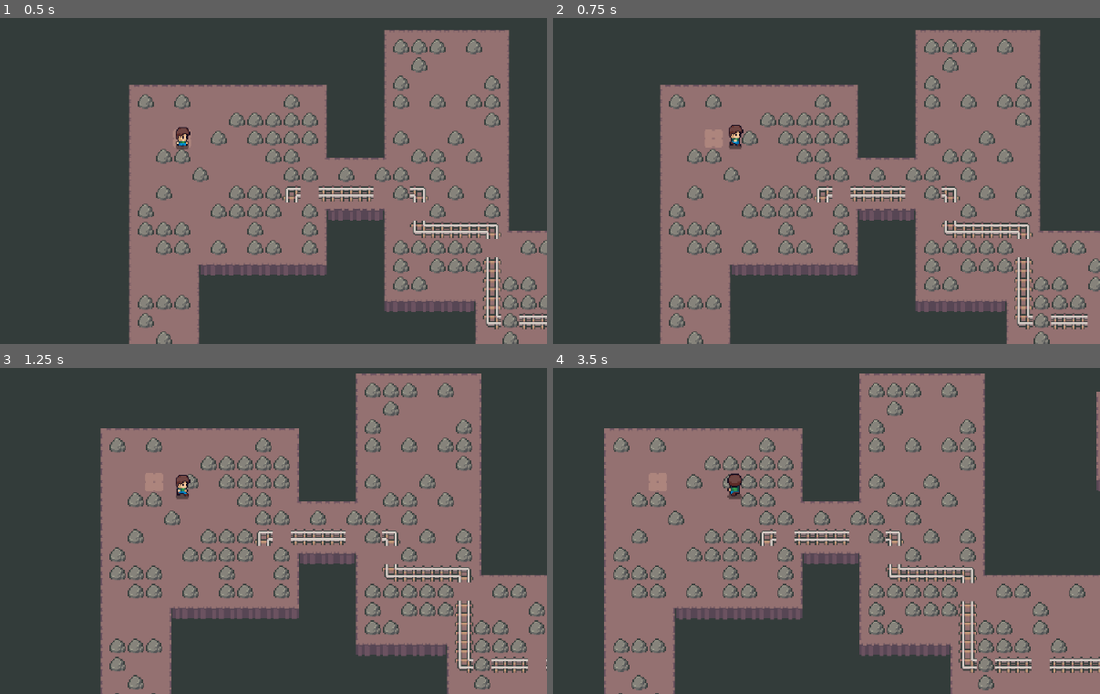
Above: before the commit, frames 1-4 (two rows, left to right).
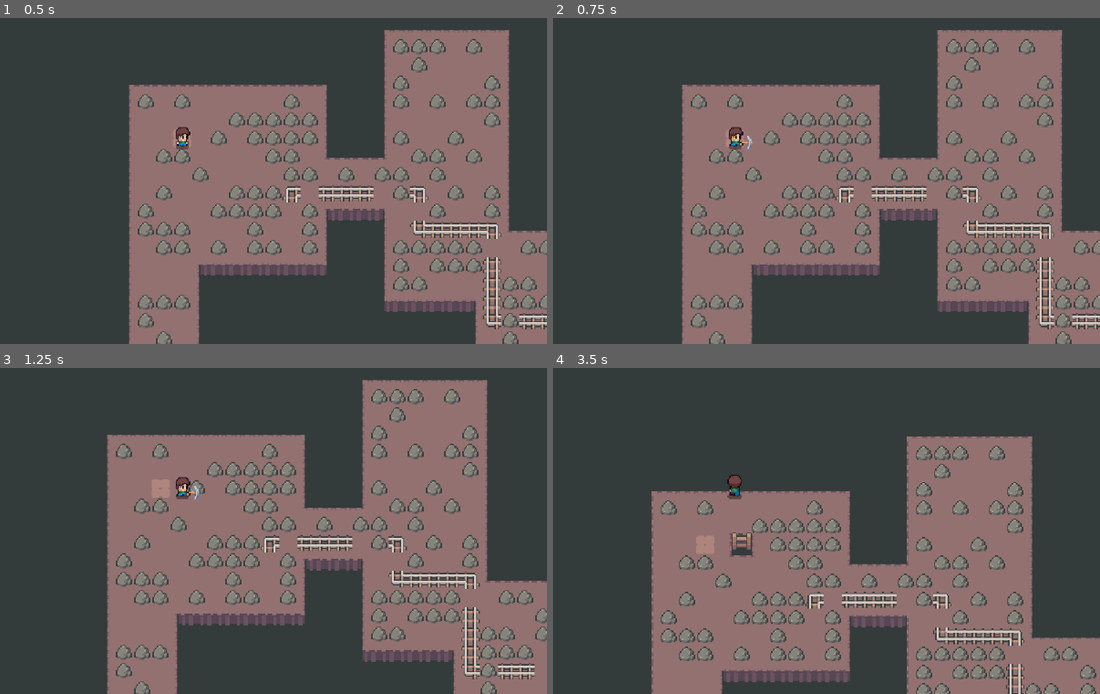
Above: after the commit, the same moments.

Repository: exglegaming/mining-rougelite
Game: Godot game, scene res://scenes/levels/level.tscn
The game is run twice, just before and just after one commit, with the same random seed, the same clock (stepped at 60 frames per second) and the same inputs. Sound files missing from this copy of the repository are replaced by a short silence.
Inputs (mouse positions are in pixels of both pictures, inside the frame that each line leads up to):
- Up to frame 1 (0.5 s): no input
- Up to frame 2 (0.75 s): tap Enter at 0.5 s; move the mouse to (897, 119) at 0.52 s; press the mouse at (897, 119) at 0.53 s; hold D (move_right) from 0.53 s (still down)
- Up to frame 3 (1.25 s): keep holding D (move_right)
- Up to frame 4 (3.5 s): move the mouse to (591, 508) at 1.27 s; release D (move_right) at 1.28 s; release the mouse at (591, 508) at 1.28 s; hold L (climb_down_ladder, bound only after the commit) 1.28-2.03 s; tap Space (use_pickaxe, bound only before the commit) at 1.35, 2, 2.85 s; move the mouse to (810, 397) at 2.02 s; press the mouse at (810, 397) at 2.03 s; hold D (move_right) 2.03-2.78 s; move the mouse to (700, 570) at 2.77 s; release the mouse at (700, 570) at 2.78 s; hold W (move_up) from 2.78 s (still down)

Frame 1 is identical in both runs. In frame 2, 23% of the frame differs, in the area x 19-100%, y 3-100%; in frame 3, 20%; in frame 4, 47%, in the area x 9-100%, y 1-100%.

Commit message:
depth progression

Diff:
--- a/project.godot
+++ b/project.godot
@@ -56,7 +56,12 @@
 }
 use_pickaxe={
 "deadzone": 0.2,
-"events": [Object(InputEventKey,"resource_local_to_scene":false,"resource_name":"","device":-1,"window_id":0,"alt_pressed":false,"shift_pressed":false,"ctrl_pressed":false,"meta_pressed":false,"pressed":false,"keycode":0,"physical_keycode":32,"key_label":0,"unicode":32,"location":0,"echo":false,"script":null)
+"events": [Object(InputEventMouseButton,"resource_local_to_scene":false,"resource_name":"","device":-1,"window_id":0,"alt_pressed":false,"shift_pressed":false,"ctrl_pressed":false,"meta_pressed":false,"button_mask":1,"position":Vector2(69, 26),"global_position":Vector2(83, 99),"factor":1.0,"button_index":1,"canceled":false,"pressed":true,"double_click":false,"script":null)
+]
+}
+climb_down_ladder={
+"deadzone": 0.2,
+"events": [Object(InputEventKey,"resource_local_to_scene":false,"resource_name":"","device":-1,"window_id":0,"alt_pressed":false,"shift_pressed":false,"ctrl_pressed":false,"meta_pressed":false,"pressed":false,"keycode":0,"physical_keycode":76,"key_label":0,"unicode":108,"location":0,"echo":false,"script":null)
 ]
 }
 
--- /dev/null
+++ b/scenes/environment/props/ladder.tscn
@@ -0,0 +1,19 @@
+[gd_scene format=3 uid="uid://d4aer8gboafqq"]
+
+[ext_resource type="Texture2D" uid="uid://rlrnqpclua8r" path="res://assets/images/ladder/ladder.png" id="1_3m4rd"]
+[ext_resource type="Script" uid="uid://cusy6mre485cs" path="res://scripts/environment/props/ladder.gd" id="1_a4lai"]
+
+[sub_resource type="AtlasTexture" id="AtlasTexture_a4lai"]
+atlas = ExtResource("1_3m4rd")
+region = Rect2(56, 8, 32, 32)
+
+[sub_resource type="RectangleShape2D" id="RectangleShape2D_u8d1b"]
+
+[node name="Ladder" type="Area2D" unique_id=525510108]
+script = ExtResource("1_a4lai")
+
+[node name="Sprite2D" type="Sprite2D" parent="." unique_id=1542419295]
+texture = SubResource("AtlasTexture_a4lai")
+
+[node name="CollisionShape2D" type="CollisionShape2D" parent="." unique_id=508046754]
+shape = SubResource("RectangleShape2D_u8d1b")
--- /dev/null
+++ b/scripts/environment/props/ladder.gd
@@ -0,0 +1,29 @@
+class_name Ladder
+extends Area2D
+
+
+signal ladder_used
+
+var player_on_ladder: bool = false
+
+
+func _ready() -> void:
+    body_entered.connect(_on_body_entered)
+    body_exited.connect(_on_body_exited)
+
+
+func _unhandled_input(event: InputEvent) -> void:
+    if event.is_action_pressed("climb_down_ladder"):
+        if player_on_ladder:
+            ladder_used.emit()
+
+
+func _on_body_entered(body: Node2D) -> void:
+    if body is Player:
+        player_on_ladder = true
+
+
+
+func _on_body_exited(body: Node2D) -> void:
+    if body is Player:
+        player_on_ladder = false
--- a/scripts/environment/rocks/rock.gd
+++ b/scripts/environment/rocks/rock.gd
@@ -1,5 +1,8 @@
 class_name Rock
 extends StaticBody2D
+
+
+signal broken(pos: Vector2)
 
 const ORE_SCENE: PackedScene = preload("uid://dvuahlhdvex0f")
 const FLASH_COLOR: Color = Color(2.454, 2.454, 2.454)
@@ -44,6 +47,8 @@
 
 
 func _drop_ore() -> void:
+    broken.emit(position)
+
     var ore: Ore = ORE_SCENE.instantiate()
     ore.position = position
     ore.ore_data = data.ore_resource
--- a/scripts/levels/level.gd
+++ b/scripts/levels/level.gd
@@ -2,11 +2,15 @@
 
 
 const FILL_PERCENTAGE: float = 0.4
+const LADDER_CHANCE: float = 0.2
 const ROCK_SCENE: PackedScene = preload("uid://c71x830xiqkhn")
+const LADDER_SCENE: PackedScene = preload("uid://d4aer8gboafqq")
 
 @export var rock_types: Array[RockData]
 
 var current_depth: int = 1
+var down_ladder: Ladder
+var rocks_remaining: int = 0
 
 @onready var rock_container: Node2D = $RockContainer
 @onready var current_map: Node2D = $Map
@@ -50,6 +54,7 @@
     available_cells.shuffle()
 
     var num_rocks: int = int(available_cells.size() * FILL_PERCENTAGE)
+    rocks_remaining = num_rocks
 
     var valid_rocks: Array[RockData] = []
     for rock: RockData in rock_types:
@@ -67,6 +72,7 @@
 
         rock.global_position = local_position
         rock_container.add_child(rock)
+        rock.broken.connect(_on_rock_broken)
 
 
 func get_random_rock(options: Array[RockData]) -> RockData:
@@ -83,3 +89,23 @@
             return rock
 
     return options[0] # Fallback to stone if nothing else is picked randomly
+
+
+func _on_rock_broken(pos: Vector2) -> void:
+    rocks_remaining -= 1
+    if down_ladder != null: return
+
+    var drop_ladder: bool = randf() < LADDER_CHANCE
+    if drop_ladder || rocks_remaining == 0:
+     _create_down_ladder(pos)
+
+
+func _create_down_ladder(pos: Vector2) -> void:
+    down_ladder = LADDER_SCENE.instantiate()
+    down_ladder.position = pos
+    add_child(down_ladder)
+    down_ladder.ladder_used.connect(_on_down_ladder_used)
+
+
+func _on_down_ladder_used() -> void:
+    print("Move to next level")
Binary file added: assets/images/ladder/ladder.png
Not shown, added: assets/images/ladder/ladder.png.import
Not shown, added: scripts/environment/props/ladder.gd.uid
